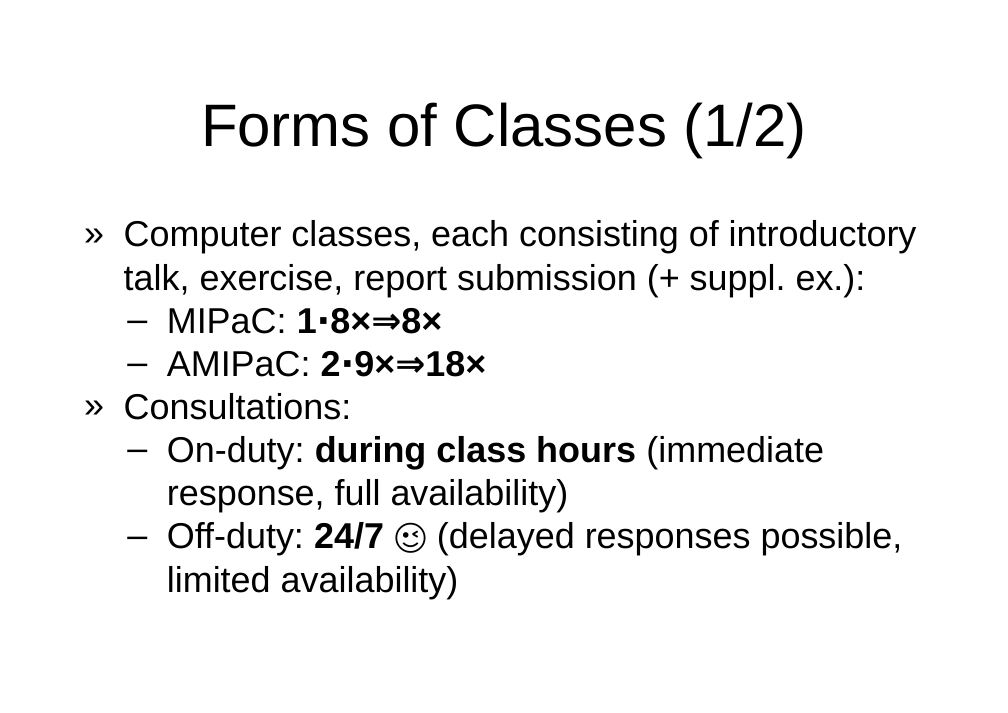
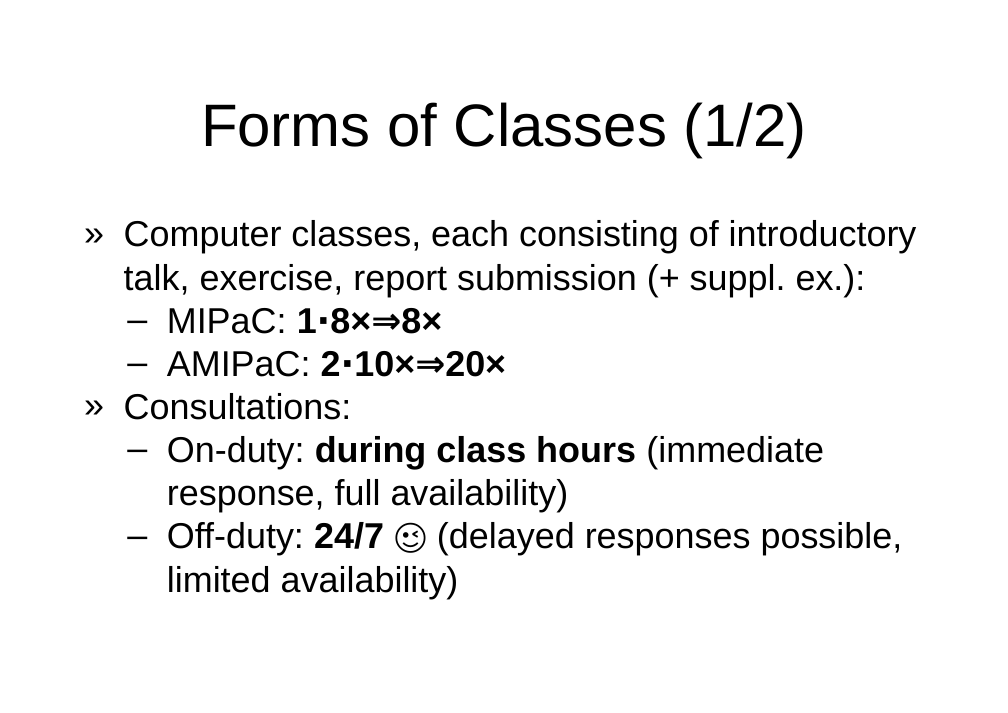
Before and after one commit to miklesz/AMIPaC, a slide deck: slide 7 of (A)MIPaC Introduction.pptx. Drawn at 1008x713 pixels with LibreOffice and Linux fonts; fonts in the diff are those of the drawing; background and template pictures are left out. Boxes give left, top, right and bottom in pixels: in the first picture for what was removed or moved away, otherwise in the second. Text is boxed around its words. In the diff, an @@ line names an element or a change of style, - is before the commit and + after.

```diff
--- a/(A)MIPaC Introduction.pptx
+++ b/(A)MIPaC Introduction.pptx
@@ text at bbox=[167, 351, 506, 377]: text changed @@
-  – AMIPaC: 2⋅9×⇒18×
+  – AMIPaC: 2⋅10×⇒20×
```
Also in this commit, not shown: 1 other slide changed, 1 slide removed, 7 other files.
